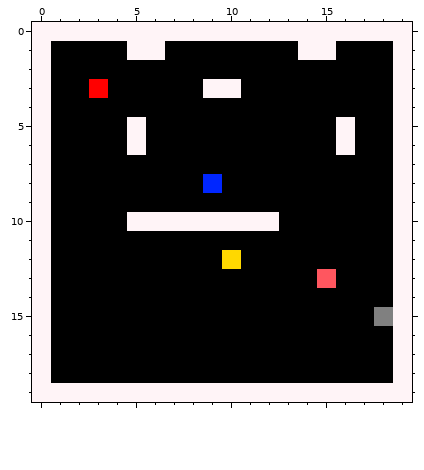
Edited in one commit: pixel-art sprite (ZeldaClone/res/map.png). Above is the file before it was changed.
The file is 20x20 pixels.
Now the later version:
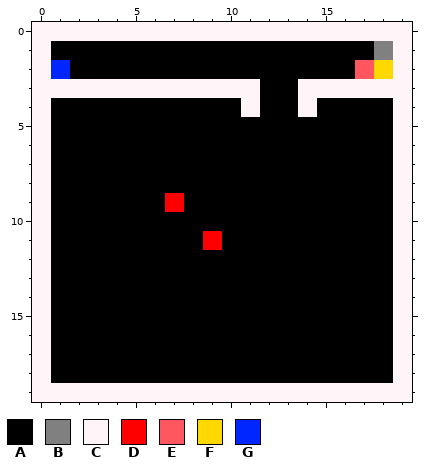
Palette (. is transparent): A #000000  B #808080  C #fff4f7  D #ff0000  E #ff565f  F #ffd800  G #0026ff
Change:
Colour A replaces colour B in row 15 at x 18.
Colour A replaces colour C in row 1 at x 5 to 6 and 14 to 15; in rows 5 to 6 at x 5 and 16; in row 10 at x 5 to 12.
Colour A replaces colour E in row 13 at x 15.
Colour A replaces colour F in row 12 at x 10.
Colour A replaces colour G in row 8 at x 9.
Colour B replaces colour A in row 1 at x 18.
Colour C replaces colour A in row 3 at x 1 to 2, 4 to 8, 11 and 14 to 18; in row 4 at x 11 and 14.
Colour C replaces colour D in row 3 at x 3.
Colour D replaces colour A in row 9 at x 7; in row 11 at x 9.
Colour E replaces colour A in row 2 at x 17.
Colour F replaces colour A in row 2 at x 18.
Colour G replaces colour A in row 2 at x 1.
Pixel boxes of the changes (left, top, right, bottom) in both pictures:
changed: (51, 41, 393, 326)
